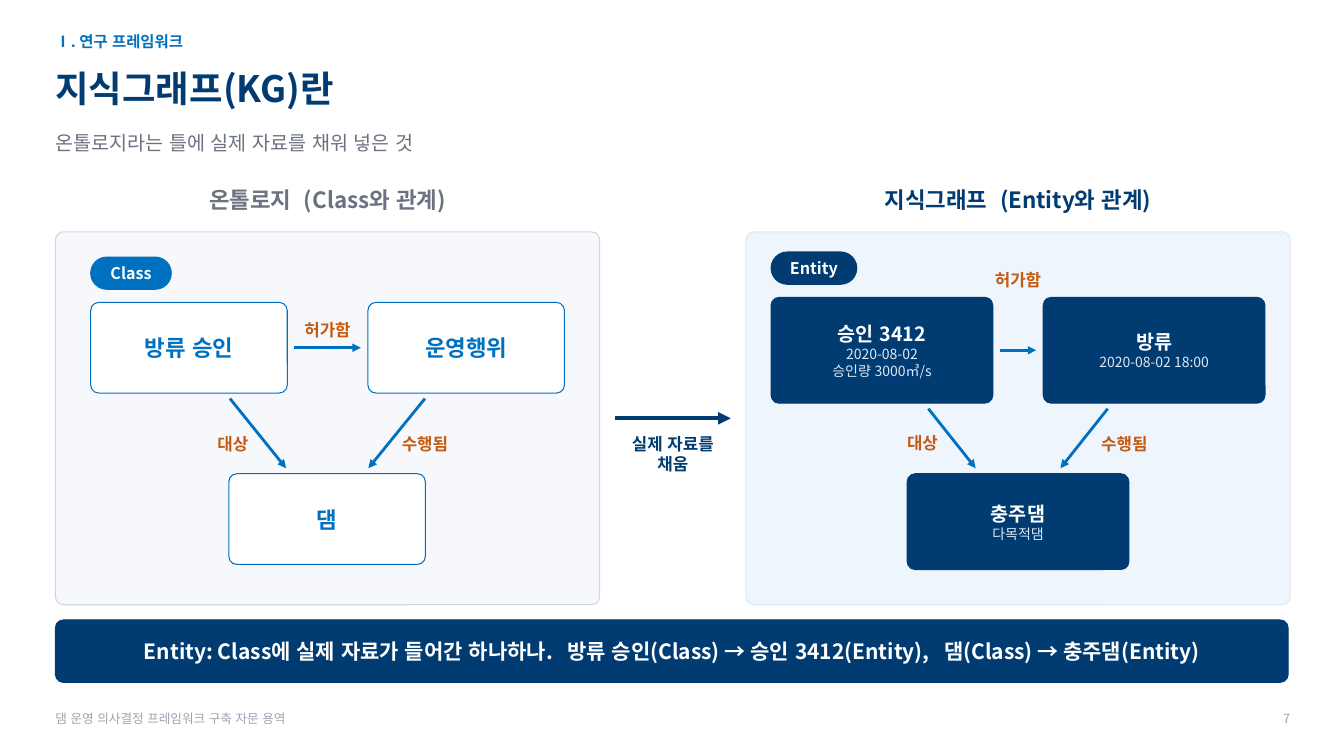
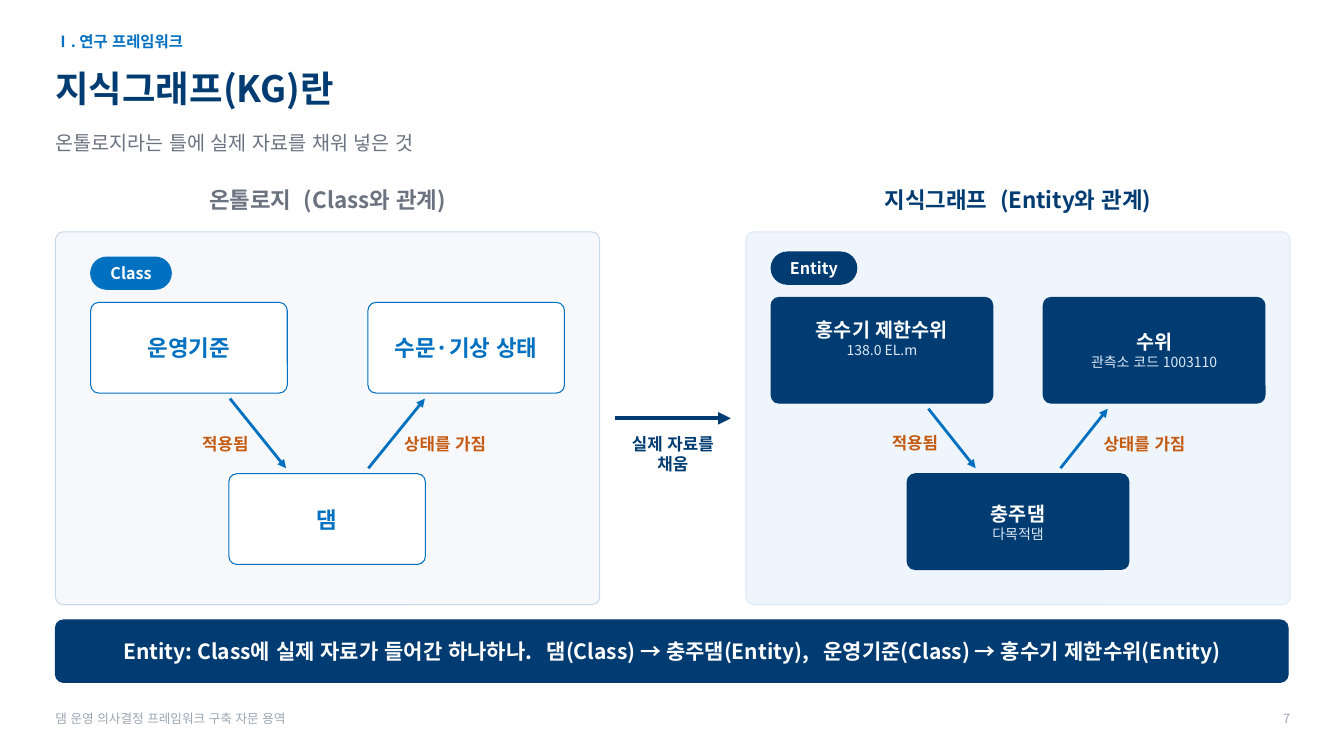
Before and after one commit to mkm1119/KGRAG-LLM, a slide deck: slide 7 of project_khnp/2026.11.26_한강수력본부_발표자료_초안.pptx. Drawn at 1344x756 pixels with LibreOffice and Linux fonts; fonts in the diff are those of the drawing; background and template pictures are left out. Boxes give left, top, right and bottom in pixels: in the first picture for what was removed or moved away, otherwise in the second. Text is boxed around its words. In the diff, an @@ line names an element or a change of style, - is before the commit and + after.

```diff
--- a/project_khnp/2026.11.26_한강수력본부_발표자료_초안.pptx
+++ b/project_khnp/2026.11.26_한강수력본부_발표자료_초안.pptx
@@ text removed at <box>995,272,1041,288</box> @@
-허가함
@@ text removed at <box>304,322,350,338</box> @@
-허가함
@@ text at <box>816,320,948,355</box>: text changed @@
-승인 3412
-2020-08-02
-승인량 3000㎥/s
+홍수기 제한수위
+138.0 EL.m
@@ text at <box>148,337,230,358</box>: text changed @@
-방류 승인
+운영기준
@@ arrow removed from (294, 348) to (361, 348) @@
@@ text at <box>395,337,537,358</box>: text changed @@
-운영행위
+수문·기상 상태
@@ arrow removed from (1000, 351) to (1036, 351) @@
@@ text at <box>1091,332,1217,368</box>: text changed @@
-방류
-2020-08-02 18:00
+수위
+관측소 코드 1003110
@@ arrow (425, 398) - (368, 469): arrowheads changed @@
@@ arrow (1108, 408) - (1061, 469): arrowheads changed @@
@@ text at <box>202,436,248,452</box>: text changed @@
-대상
+적용됨
@@ text at <box>404,436,486,452</box>: text changed @@
-수행됨
+상태를 가짐
@@ text at <box>892,435,938,451</box>: text changed @@
-대상
+적용됨
@@ text at <box>1104,436,1186,452</box>: text changed @@
-수행됨
+상태를 가짐
@@ text at <box>123,641,1221,664</box>: text changed @@
-Entity: Class에 실제 자료가 들어간 하나하나. 방류 승인(Class) → 승인 3412(Entity), 댐(Class) → 충주댐(Entity)
+Entity: Class에 실제 자료가 들어간 하나하나. 댐(Class) → 충주댐(Entity), 운영기준(Class) → 홍수기 제한수위(Entity)
```
Also in this commit, not shown: 5 other slides changed, 1 other file.
